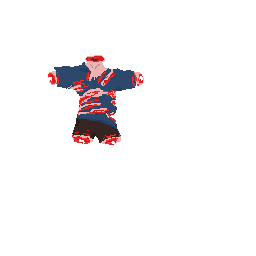
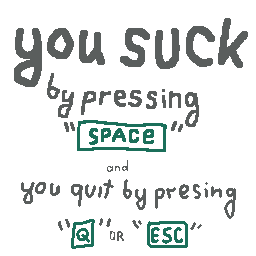
Comparing the layer stacks of the two w=256, h=256 images. Changes:
showed "instructions", painted on it over 14, 18, 248, 249
hid "body-blood" over 47, 56, 143, 147
hid "boss-shirt-torn" over 54, 62, 136, 129
hid "boss-pants-dead" over 72, 118, 121, 143
hid "boss-body-dead" over 48, 55, 144, 145
